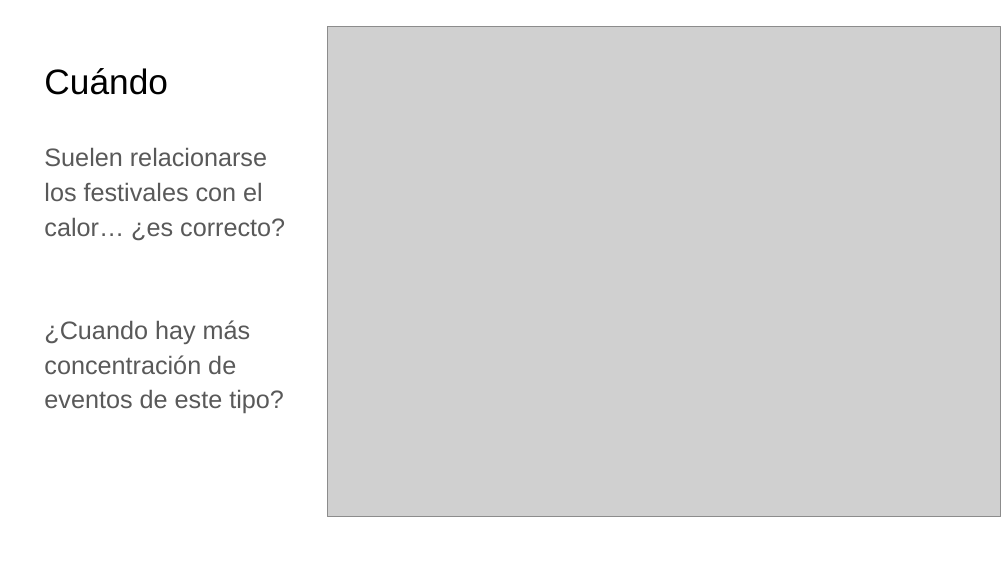
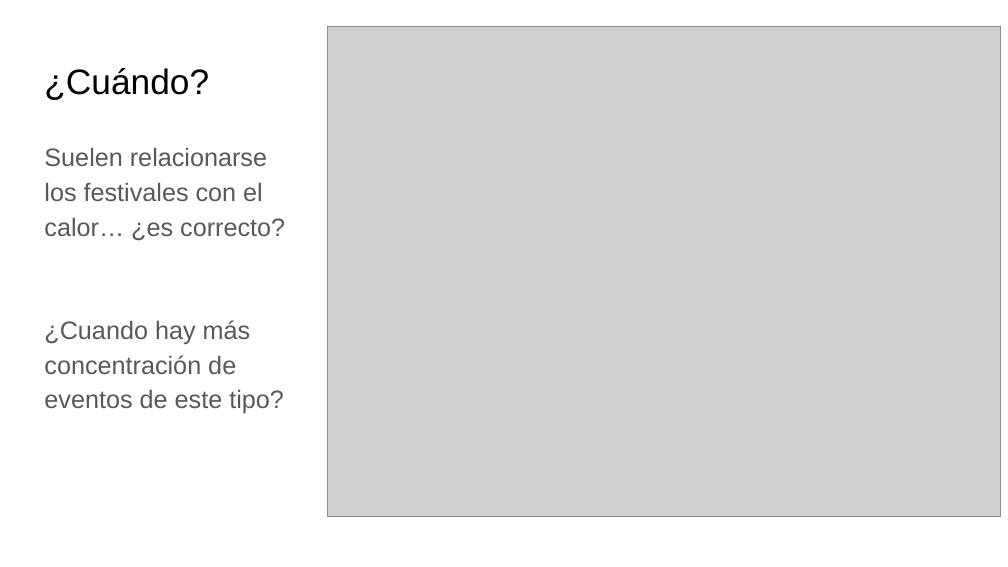
Before and after one commit to marosor/Festivales_Bcn, a slide deck: slide 9 of SRC/Presentacion_Como_cuanto_festivalea_Barcelona.pptx (slide 4 before the commit). Drawn at 1008x567 pixels with LibreOffice and Linux fonts; fonts in the diff are those of the drawing; grey boxes stand for pictures. Boxes give left, top, right and bottom in pixels: in the first picture for what was removed or moved away, otherwise in the second. Text is boxed around its words. In the diff, an @@ line names an element or a change of style, - is before the commit and + after.

```diff
--- a/SRC/Presentacion_Como_cuanto_festivalea_Barcelona.pptx
+++ b/SRC/Presentacion_Como_cuanto_festivalea_Barcelona.pptx
@@ title at box(44, 68, 209, 100): text changed @@
-Cuándo
+¿Cuándo?
```
Also in this commit, not shown: 12 other slides changed, 6 slides added.
